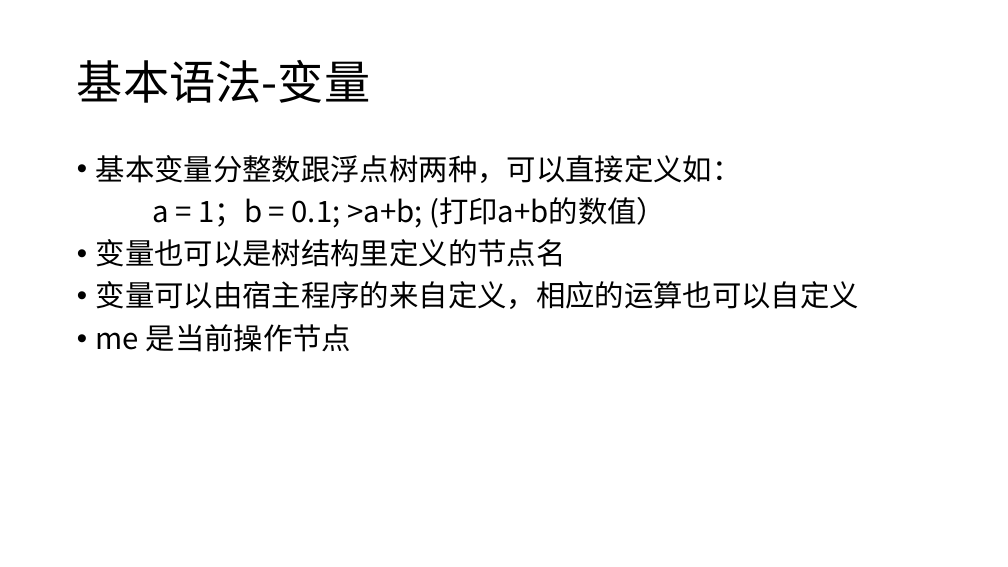
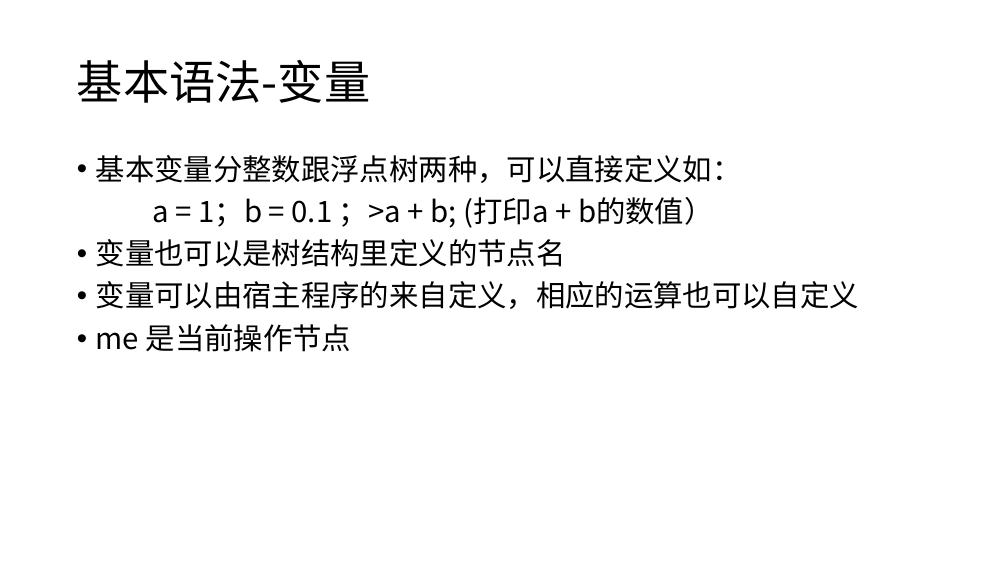
Before and after one commit to panguojun/.PHG., a slide deck: slide 6 of PHG语法手册.pptx. Drawn at 1008x567 pixels with LibreOffice and Linux fonts; fonts in the diff are those of the drawing. Boxes give left, top, right and bottom in pixels: in the first picture for what was removed or moved away, otherwise in the second. Text is boxed around its words. In the diff, an @@ line names an element or a change of style, - is before the commit and + after.

```diff
--- a/PHG语法手册.pptx
+++ b/PHG语法手册.pptx
@@ text at bbox=[152, 197, 714, 228]: text changed @@
-a = 1；b = 0.1; >a+b; (打印a+b的数值）
+a = 1；b = 0.1 ；>a + b; (打印a + b的数值）
```
Also in this commit, not shown: 6 other slides changed, 2 slides added.
